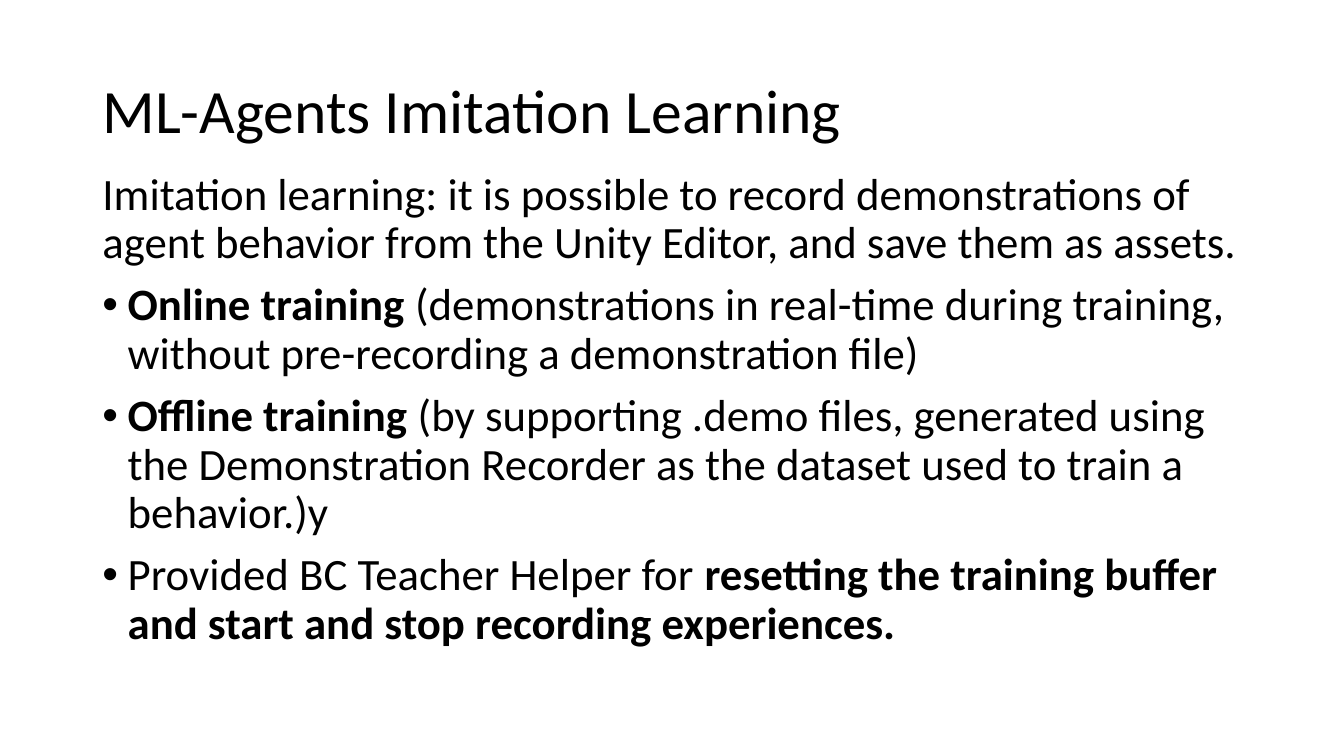
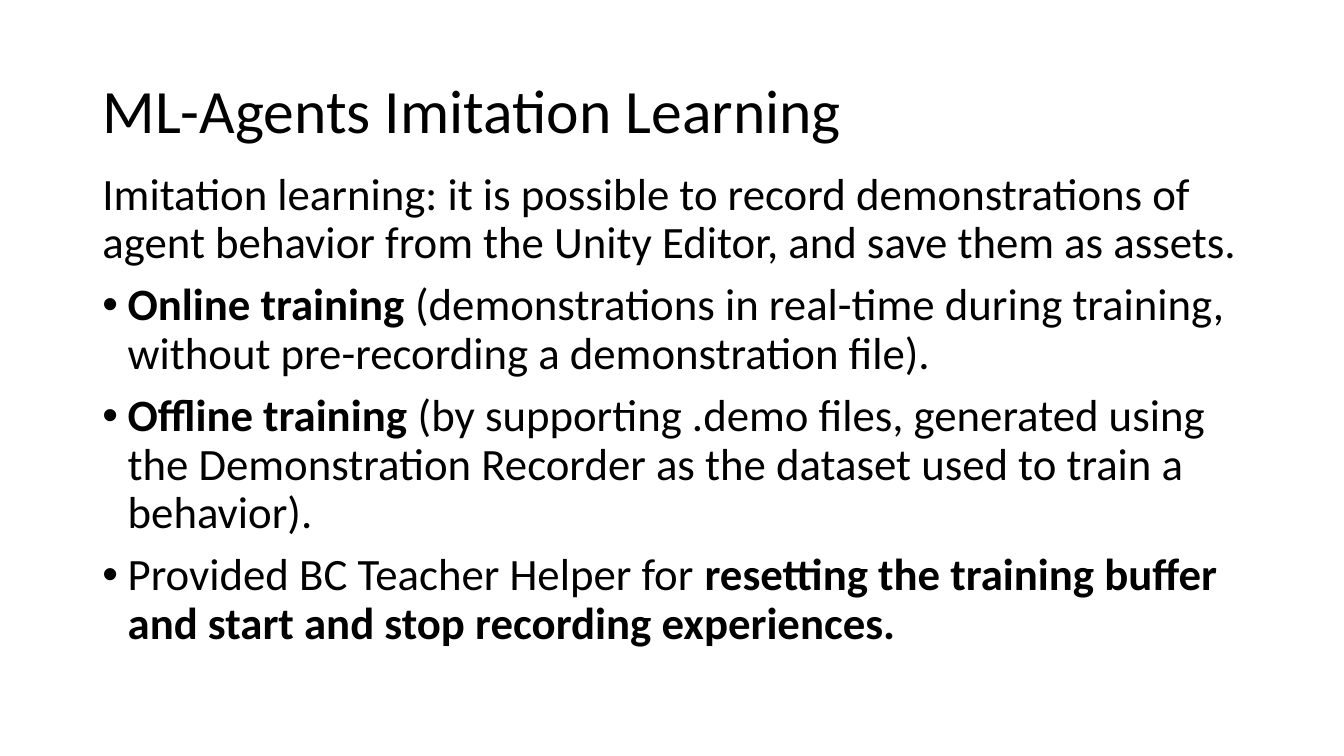
Before and after one commit to ztsv-av/xr_ml, a slide deck: slide 2 of unity-vs-unreal.pptx. Drawn at 1344x756 pixels with LibreOffice and Linux fonts; fonts in the diff are those of the drawing. Boxes give left, top, right and bottom in pixels: in the first picture for what was removed or moved away, otherwise in the second. Text is boxed around its words. In the diff, an @@ line names an element or a change of style, - is before the commit and + after.

```diff
--- a/unity-vs-unreal.pptx
+++ b/unity-vs-unreal.pptx
@@ text at box(128, 287, 1224, 534): text changed @@
-• Online training (demonstrations in real-time during training, without pre-recording a demonstration file)
-• Offline training (by supporting .demo files, generated using the Demonstration Recorder as the dataset used to train a behavior.)y
+• Online training (demonstrations in real-time during training, without pre-recording a demonstration file).
+• Offline training (by supporting .demo files, generated using the Demonstration Recorder as the dataset used to train a behavior).
```
Also in this commit, not shown: 7 other slides changed.
